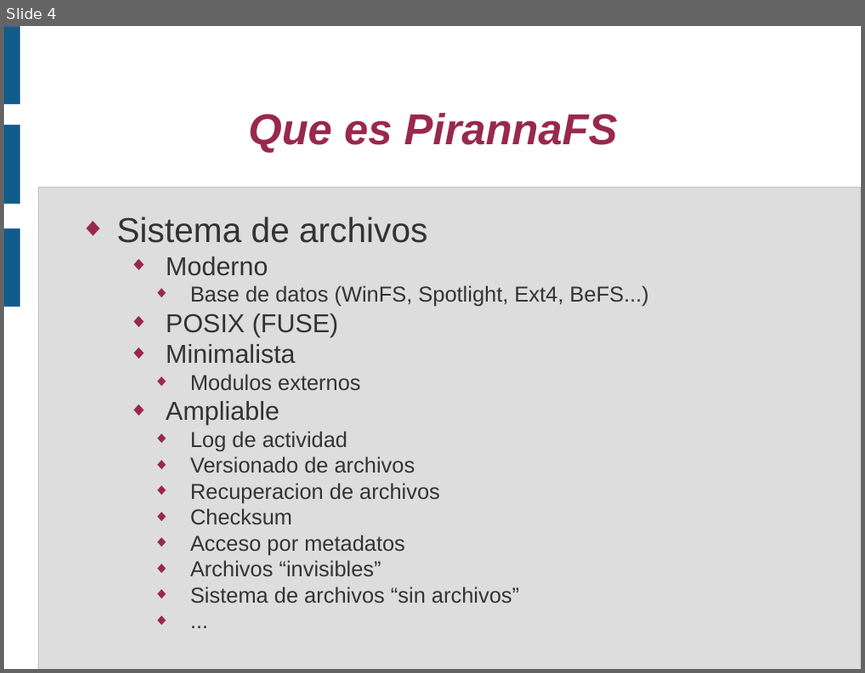
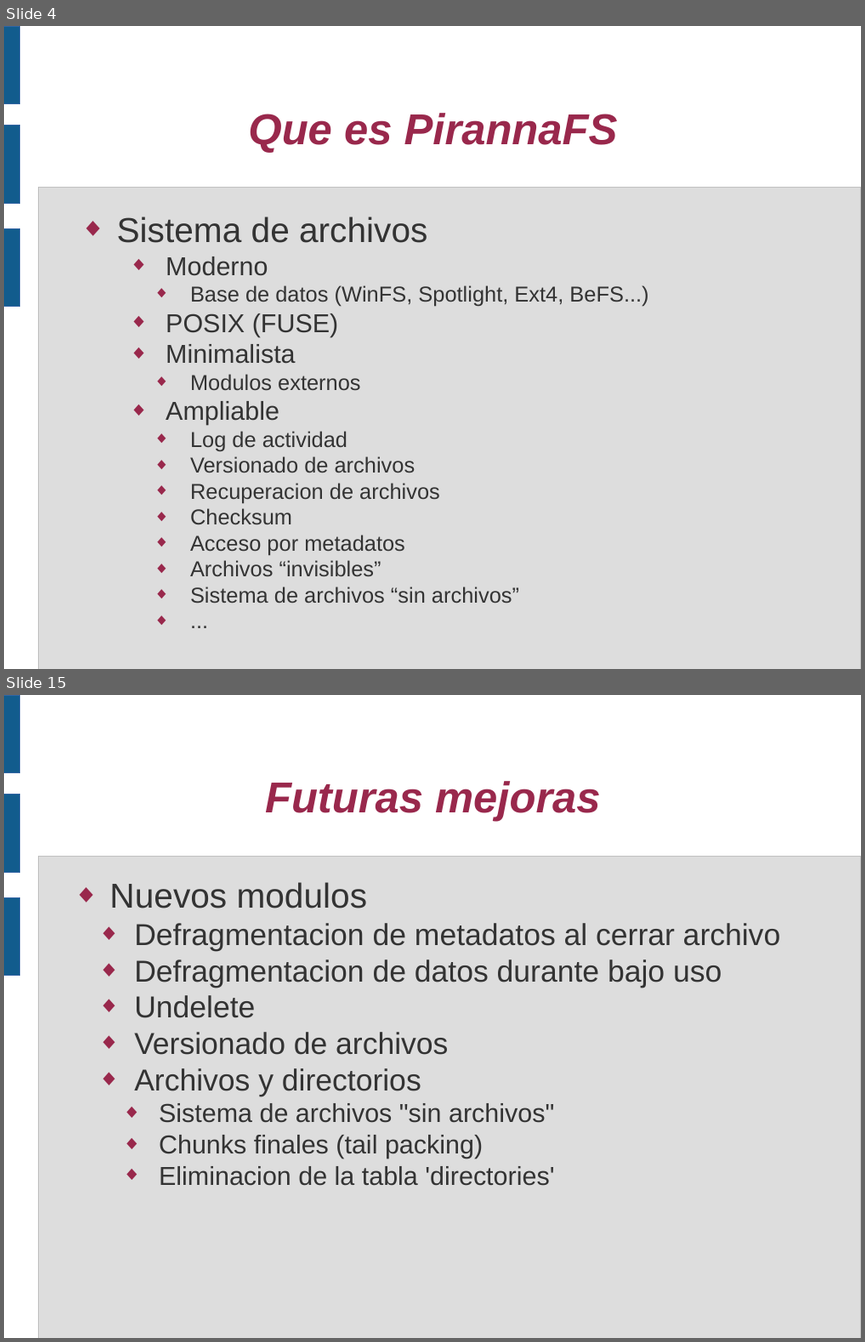
Before and after one commit to piranna/PirannaFS, a slide deck: doc/Presentacion V CUSL/PirannaFS.odp. Shown one above the other, each under a label of ours: slide 4 before the commit, slides 4 and 15 after it; the slides between them are not shown. The pictures are 865x673 and 865x1342 pixels, drawn with LibreOffice and Linux fonts; fonts in the diff are those of the drawing. Boxes give left, top, right and bottom in pixels: in the first picture for what was removed or moved away, otherwise in the second. Text is boxed around its words. In the diff, an @@ line names an element or a change of style, - is before the commit and + after.

```diff
--- a/doc/Presentacion V CUSL/PirannaFS.odp
+++ b/doc/Presentacion V CUSL/PirannaFS.odp
@@ slide 15 added at (x1=4, y1=695, x2=861, y2=1338), background #FFFFFF; not listed: 4 template elements that a slide beside it also shows @@
@@ title added at (x1=265, y1=781, x2=601, y2=822), 40 pt, text #99284C, bold, italic @@
+Futuras mejoras
@@ text added at (x1=109, y1=882, x2=781, y2=1185), 28 pt, text #333333 @@
+◆ Nuevos modulos
+  ◆ Defragmentacion de metadatos al cerrar archivo
+  ◆ Defragmentacion de datos durante bajo uso
+  ◆ Undelete
+  ◆ Versionado de archivos
+  ◆ Archivos y directorios
+    ◆ Sistema de archivos "sin archivos"
+    ◆ Chunks finales (tail packing)
+    ◆ Eliminacion de la tabla 'directories'
```
Also in this commit, not shown: 3 slides changed, 11 other slides added.
